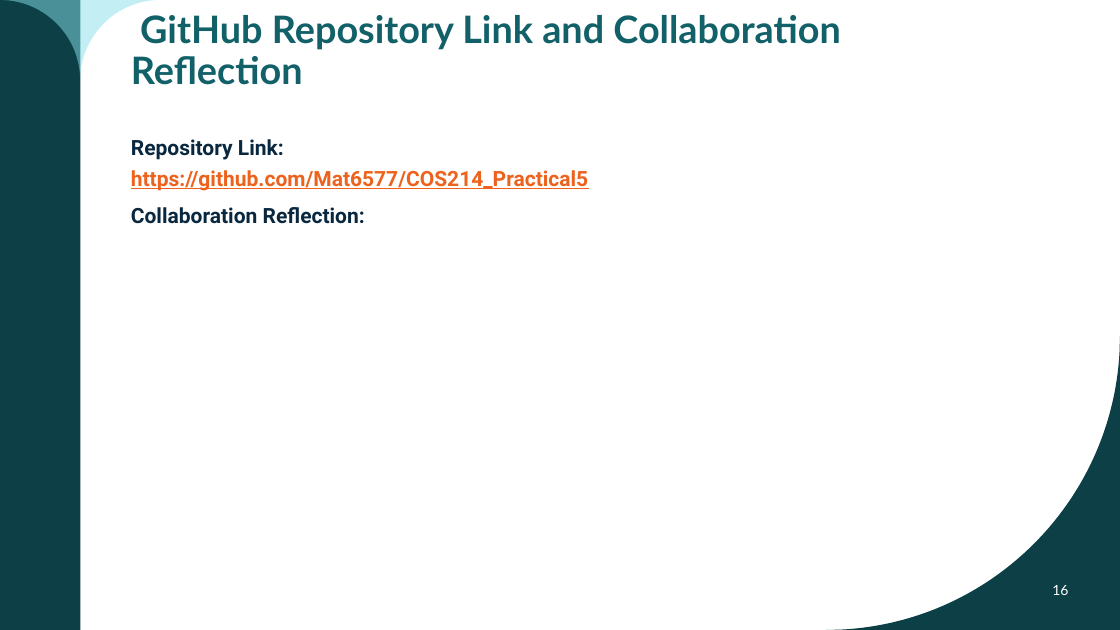
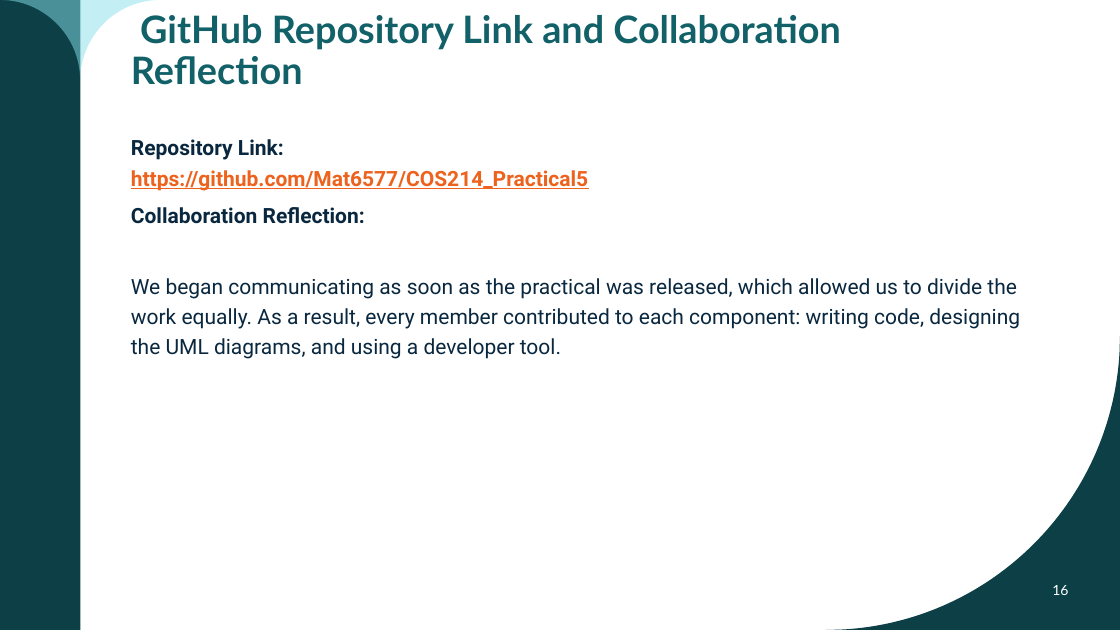
Before and after one commit to Mat6577/COS214_Practical5, a slide deck: slide 16 of docs/Practical_5_Final.pptx. Drawn at 1120x630 pixels with LibreOffice and Linux fonts; fonts in the diff are those of the drawing. Boxes give left, top, right and bottom in pixels: in the first picture for what was removed or moved away, otherwise in the second. Text is boxed around its words. In the diff, an @@ line names an element or a change of style, - is before the commit and + after.

Commit message:
docs(all): Tebello's contribution reflection

```diff
--- a/docs/Practical_5_Final.pptx
+++ b/docs/Practical_5_Final.pptx
@@ text at (131, 278, 1020, 359): paragraph added @@
+We began communicating as soon as the practical was released, which allowed us to divide the work equally. As a result, every member contributed to each component: writing code, designing the UML diagrams, and using a developer tool.
```
Also in this commit, not shown: 1 other slide changed, 1 other file.
